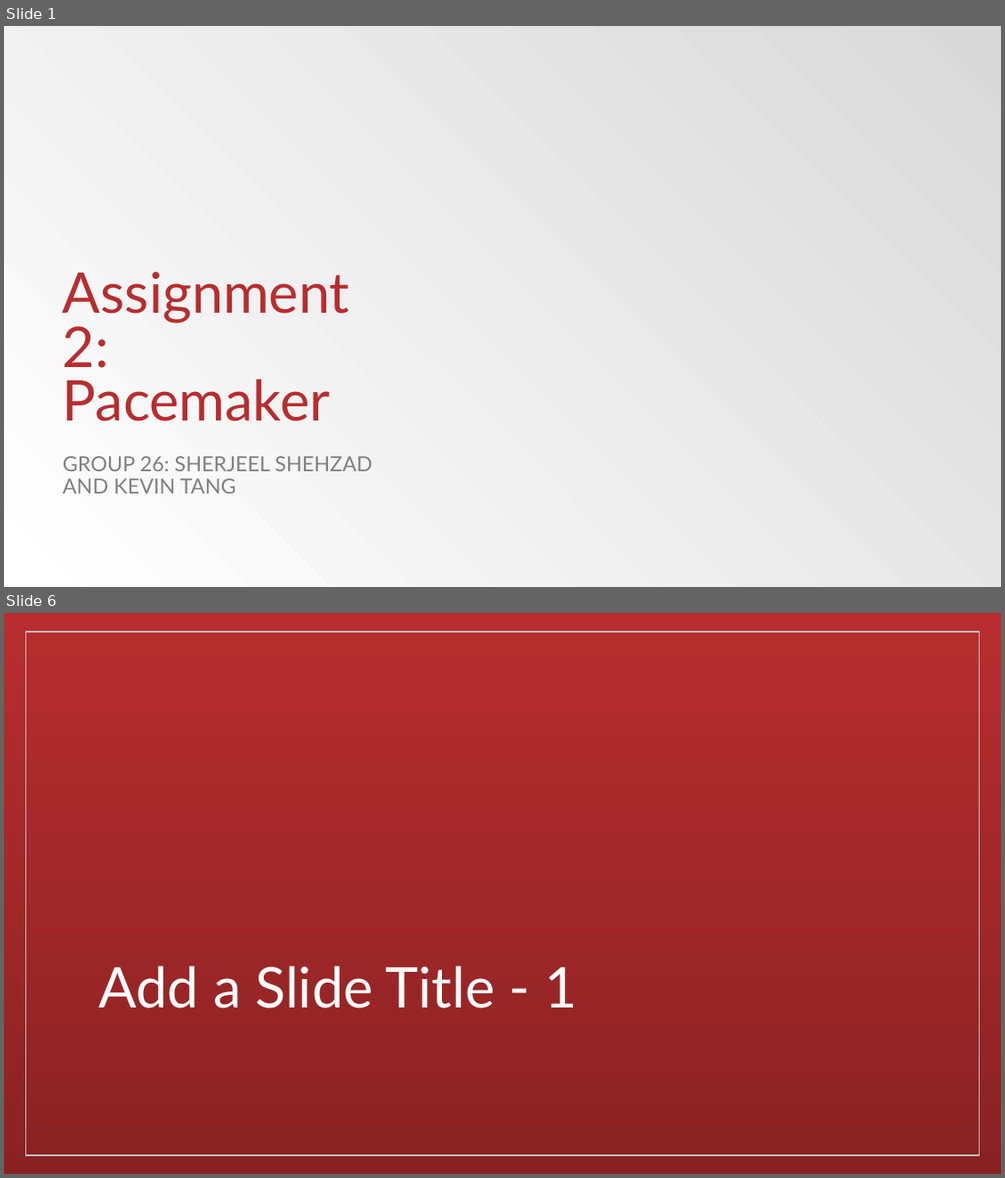
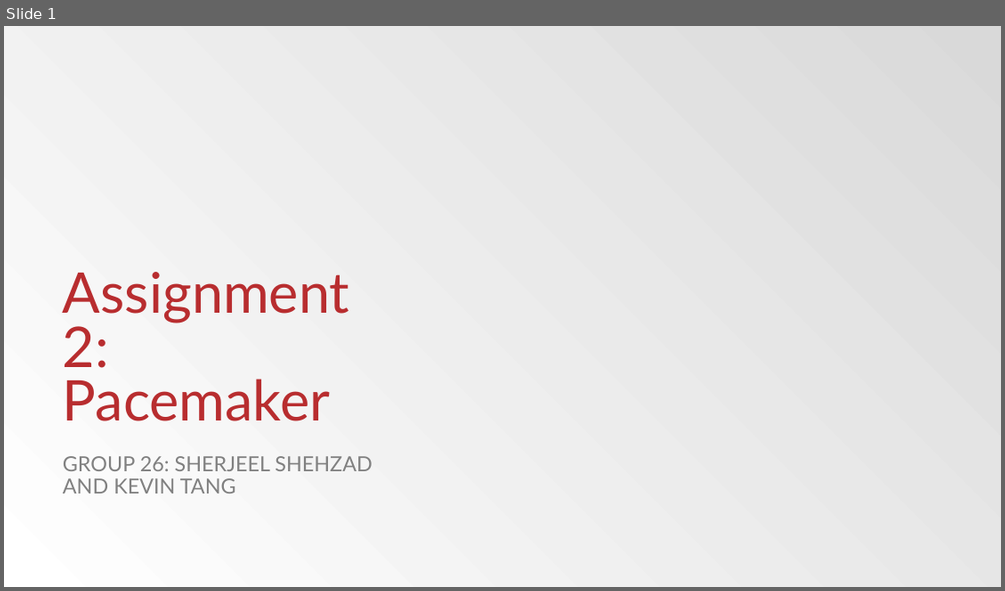
Before and after one commit to sherjeelshehzad/pacemaker, a slide deck: Assignment 2.pptx. Shown one above the other, each under a label of ours: slides 1 and 6 before the commit, slide 1 after it; the slides between them are not shown. The pictures are 1005x1178 and 1005x591 pixels, drawn with LibreOffice and Linux fonts; fonts in the diff are those of the drawing; background and template pictures are left out. Boxes give left, top, right and bottom in pixels: in the first picture for what was removed or moved away, otherwise in the second. Text is boxed around its words. In the diff, an @@ line names an element or a change of style, - is before the commit and + after.

```diff
--- a/Assignment 2.pptx
+++ b/Assignment 2.pptx
@@ slide 6 removed at <box>4,613,1001,1174</box>, background gradient #B82D2F to #8A2223 @@
@@ rectangle removed at <box>25,632,979,1155</box> @@
@@ title removed at <box>98,965,577,1008</box> @@
-Add a Slide Title - 1
```
Also in this commit, not shown: 1 slide changed, 7 slides added, 8 other slides removed.
